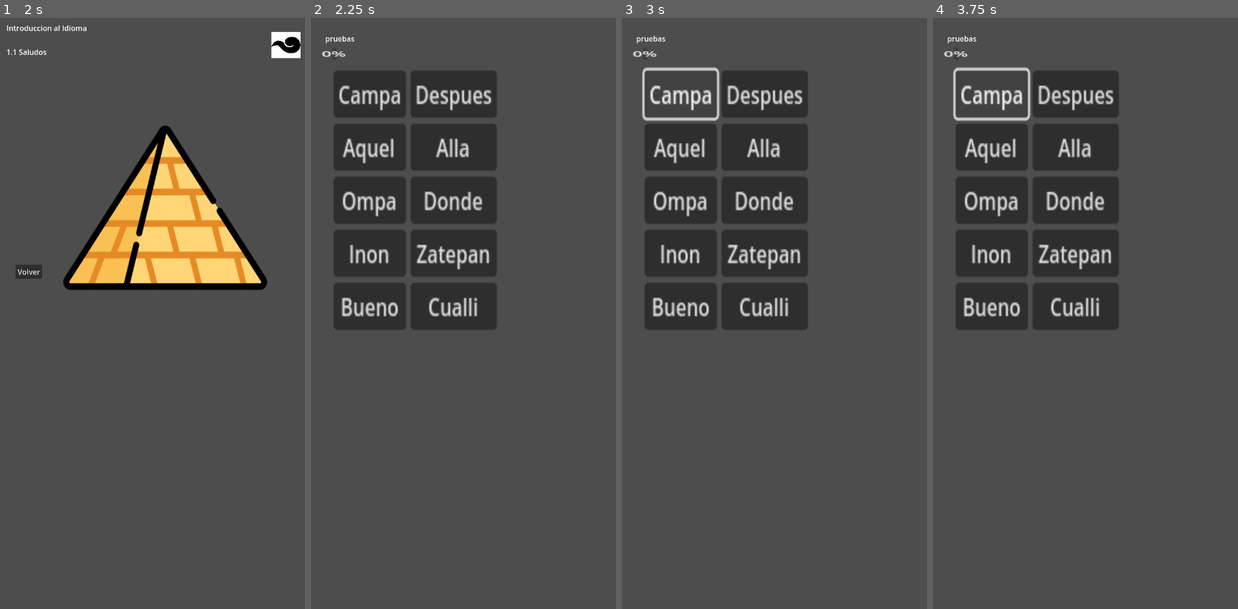
Above: before the commit, frames 1-4 (left to right).
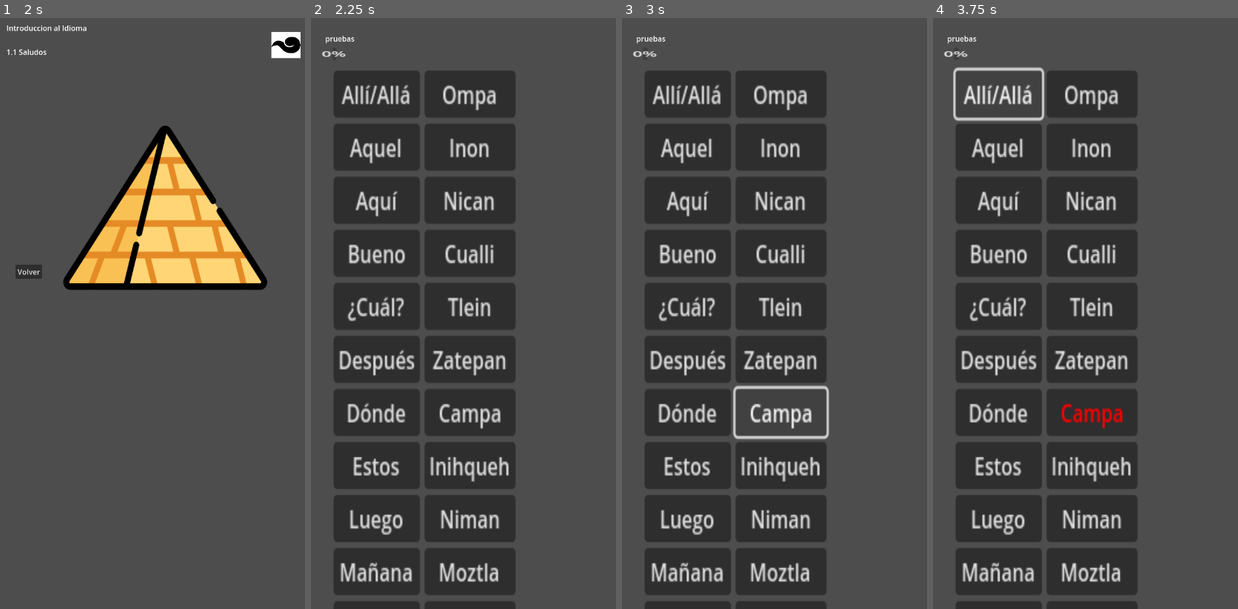
Above: after the commit, the same moments.

Repository: GloriaVg/JAH-NAH
Game: Godot game, scene res://scenes/main_menu.tscn
The game is run twice, just before and just after one commit, with the same random seed, the same clock (stepped at 60 frames per second) and the same inputs.
Inputs (mouse positions are in pixels of both pictures, inside the frame that each line leads up to):
- Up to frame 1 (2 s): click "Iniciar" at 0.5 s; click "Nivel 1" at 1.25 s
- Up to frame 2 (2.25 s): click (475, 207) at 2 s
- Up to frame 3 (3 s): click "Campa" at 2.75 s
- Up to frame 4 (3.75 s): click (1000, 94) at 3.5 s, where only the run after the commit has a clickable "Allí/Allá"

Frame 1 is identical in both runs. In frame 2, 29% of the frame differs, in the area x 7-68%, y 9-100%; in frame 3, 28%; in frame 4, 29%, in the area x 7-68%, y 8-100%.

Commit message:
reading txt file

Diff:
--- /dev/null
+++ b/data/adverbios (1).csv
@@ -0,0 +1,19 @@
+"Numero,Categoría,Español,Nahuatl"
+"1,Adverbio,Allí/Allá,Ompa"
+"2,Adverbio,Aquel,Inon"
+"3,Adverbio,Aquí,Nican"
+"4,Adverbio,Bueno,Cualli"
+"5,Advervio,¿Cuál?,Tlein"
+"6,Advervio,Después,Zatepan"
+"7,Advervio,Dónde,Campa"
+"8,Advervio,Estos,Inihqueh"
+"9,Advervio,Luego,Niman"
+"10,Advervio,Mañana,Moztla"
+"11,Advervio,No,Ahmo"
+"12,Advervio,Para,Inic"
+"13,Advervio,Por fín,Cemi"
+"14,Advervio,Que,In"
+"15,Advervio,Qué?,Tlion"
+"16,Advervio,Sobre,Ipan"
+"17,Advervio,Todo,Nochi"
+"18,Advervio,Verdad,Nelli"
--- a/scenes/levels/activities/relacionar.tscn
+++ b/scenes/levels/activities/relacionar.tscn
@@ -40,32 +40,8 @@
 scale = Vector2(2.52665, 3.28296)
 columns = 2
 
-[node name="WordButton1" type="Button" parent="GridContainerWords"]
+[node name="VBoxEsp" type="VBoxContainer" parent="GridContainerWords"]
 layout_mode = 2
 
-[node name="WordButton2" type="Button" parent="GridContainerWords"]
+[node name="VBoxNau" type="VBoxContainer" parent="GridContainerWords"]
 layout_mode = 2
-
-[node name="WordButton3" type="Button" parent="GridContainerWords"]
-layout_mode = 2
-
-[node name="WordButton4" type="Button" parent="GridContainerWords"]
-layout_mode = 2
-
-[node name="WordButton5" type="Button" parent="GridContainerWords"]
-layout_mode = 2
-
-[node name="WordButton6" type="Button" parent="GridContainerWords"]
-layout_mode = 2
-
-[node name="WordButton7" type="Button" parent="GridContainerWords"]
-layout_mode = 2
-
-[node name="WordButton8" type="Button" parent="GridContainerWords"]
-layout_mode = 2
-
-[node name="WordButton9" type="Button" parent="GridContainerWords"]
-layout_mode = 2
-
-[node name="WordButton10" type="Button" parent="GridContainerWords"]
-layout_mode = 2
--- a/scripts/relacionar.gd
+++ b/scripts/relacionar.gd
@@ -1,16 +1,44 @@
 extends Control
-
-@onready var buttons := $GridContainerWords.get_children()
+@onready var vbox_esp = $GridContainerWords/VBoxEsp
+@onready var vbox_nau = $GridContainerWords/VBoxNau
 @onready var progress = $ProgressBar
 
 var selected_words := []
 var word_matches := {}
+var buttons_esp := []
+var buttons_nau := []
 
 func _ready():
-	for button in buttons:
-		button.pressed.connect(self._on_word_pressed.bind(button))
+	_load_words_from_csv("res://data/adverbios.txt")
+	_create_buttons()
 
-	_load_words_for_level(1)
+func _create_buttons():
+	# Limpiar botones anteriores
+	for btn in buttons_esp:
+		btn.queue_free()
+	for btn in buttons_nau:
+		btn.queue_free()
+	buttons_esp.clear()
+	buttons_nau.clear()
+	selected_words.clear()
+
+	# Crear botones para español
+	for esp_word in word_matches.keys():
+		var btn = Button.new()
+		btn.text = esp_word
+		btn.disabled = false
+		btn.pressed.connect(Callable(self, "_on_word_pressed").bind(btn))
+		vbox_esp.add_child(btn)
+		buttons_esp.append(btn)
+
+	# Crear botones para náhuatl
+	for nau_word in word_matches.values():
+		var btn = Button.new()
+		btn.text = nau_word
+		btn.disabled = false
+		btn.pressed.connect(Callable(self, "_on_word_pressed").bind(btn))
+		vbox_nau.add_child(btn)
+		buttons_nau.append(btn)
 
 func _on_word_pressed(button):
 	if button in selected_words:
@@ -21,7 +49,6 @@
 			selected_words.append(button)
 			button.add_theme_color_override("font_color", Color.ORANGE)
 
-		# Verificar automáticamente si hay 2 seleccionados
 		if selected_words.size() == 2:
 			var word1 = selected_words[0].text
 			var word2 = selected_words[1].text
@@ -29,12 +56,12 @@
 			if _check_match(word1, word2):
 				for btn in selected_words:
 					btn.disabled = true
-				progress.value += 10
+				progress.value += 100.0 / word_matches.size()
 			else:
 				for btn in selected_words:
 					btn.add_theme_color_override("font_color", Color.RED)
 
-			await get_tree().create_timer(0.5).timeout  # Espera medio segundo antes de limpiar
+			await get_tree().create_timer(0.5).timeout
 			for btn in selected_words:
 				btn.remove_theme_color_override("font_color")
 
@@ -43,22 +70,24 @@
 func _check_match(word1: String, word2: String) -> bool:
 	return word_matches.get(word1, "") == word2 or word_matches.get(word2, "") == word1
 
-func _load_words_for_level(level: int):
-	word_matches = {
-		"Alla": "Ompa",
-		"Aquel": "Inon",
-		"Bueno": "Cualli",
-		"Despues": "Zatepan",
-		"Donde": "Campa",
-	}
+func _load_words_from_csv(file_path: String):
+	word_matches.clear()
 
-	var words = word_matches.keys() + word_matches.values()
-	words.shuffle()
+	var file = FileAccess.open(file_path, FileAccess.READ)
+	if file == null:
+		print("No se pudo abrir el archivo: ", file_path)
+		return
 
-	for i in range(buttons.size()):
-		if i < words.size():
-			buttons[i].text = words[i]
-			buttons[i].disabled = false
-		else:
-			buttons[i].text = ""
-			buttons[i].disabled = true
+	var is_header := true
+	while not file.eof_reached():
+		var line = file.get_line()
+		if is_header:
+			is_header = false
+			continue  # Salta encabezado
+
+		var columns = line.split(",", false)
+		if columns.size() >= 4:
+			var esp = columns[2].strip_edges()
+			var nau = columns[3].strip_edges()
+			word_matches[esp] = nau
+	file.close()
Not shown, added: data/adverbios (1).csv.import
Not shown, added: data/adverbios.txt
